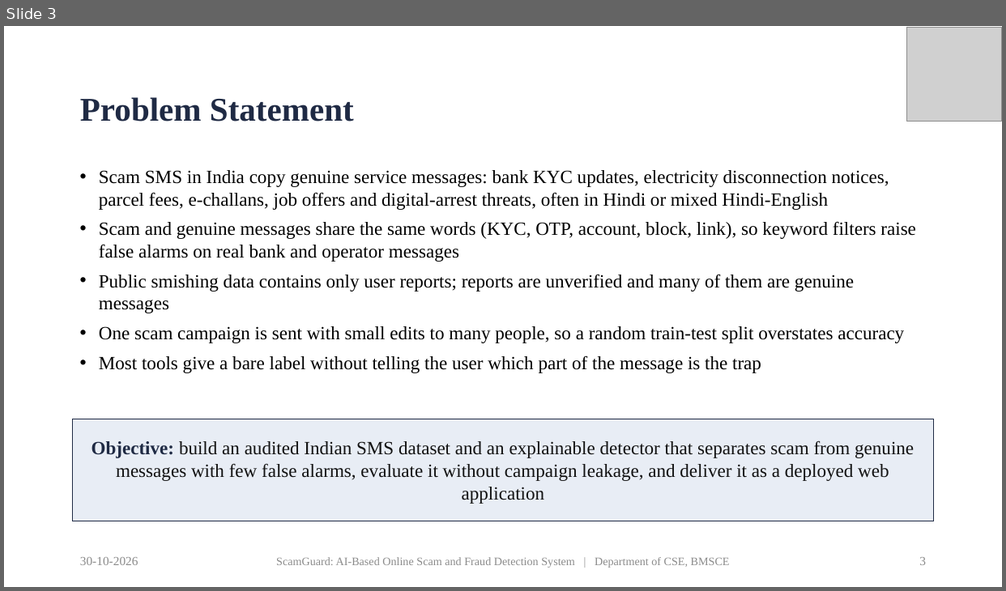
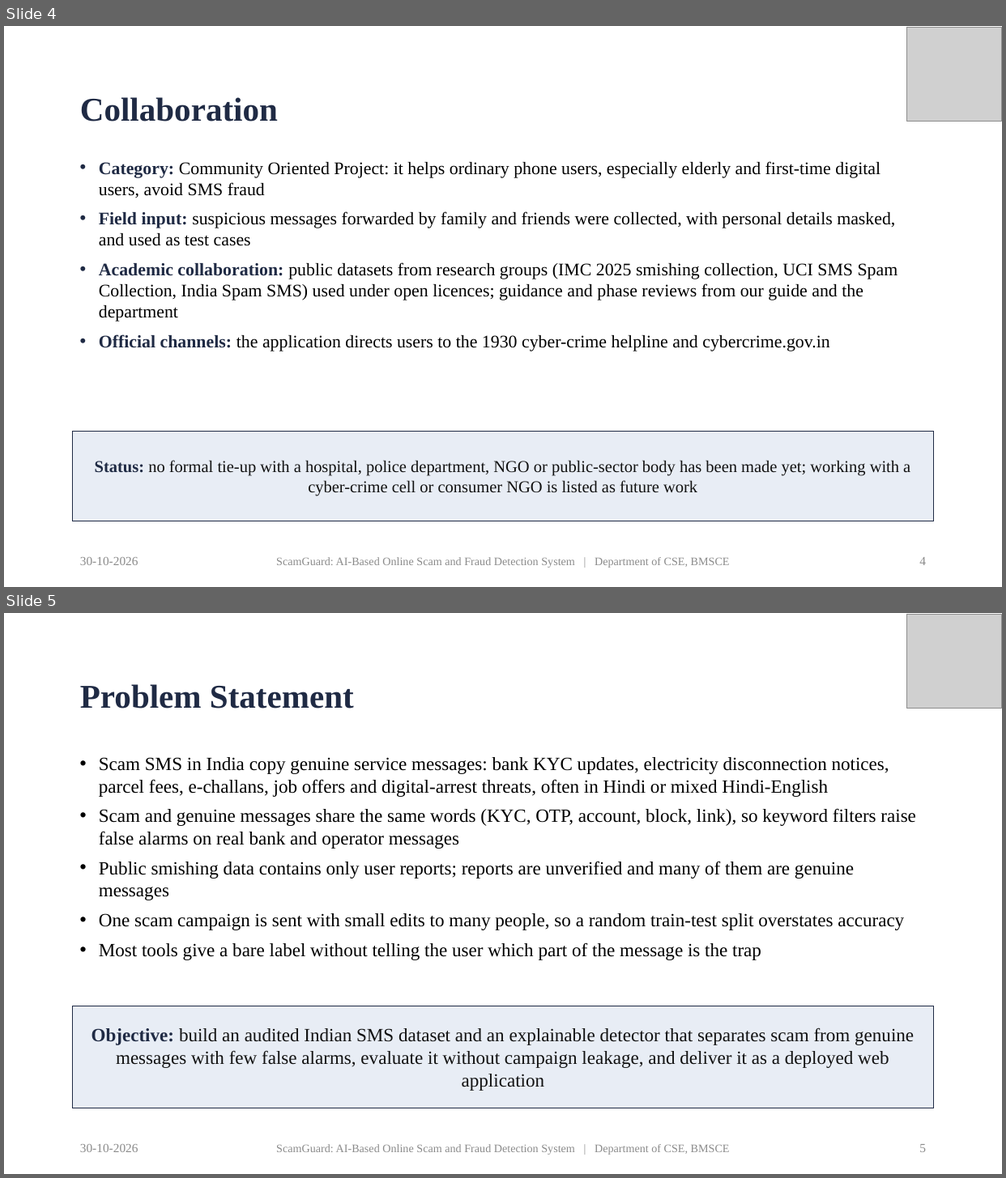
Before and after one commit to priyamthakur275/ScamGuard-AI, a slide deck: docs/presentation/ScamGuard_Final_Presentation.pptx. Shown one above the other, each under a label of ours: slide 3 before the commit, slides 4 and 5 after it. The pictures are 1006x591 and 1006x1178 pixels, drawn with LibreOffice and Linux fonts; fonts in the diff are those of the drawing; grey boxes stand for pictures. Boxes give left, top, right and bottom in pixels: in the first picture for what was removed or moved away, otherwise in the second. Text is boxed around its words. In the diff, an @@ line names an element or a change of style, - is before the commit and + after.

Commit message:
Align presentation with the department PP2 template: add SDG, collaboration, split conclusion and future work

```diff
--- a/docs/presentation/ScamGuard_Final_Presentation.pptx
+++ b/docs/presentation/ScamGuard_Final_Presentation.pptx
@@ slide 4 added at (4, 26, 1002, 587), background #FFFFFF @@
@@ picture added at (907, 28, 1002, 121) @@
@@ title added at (80, 97, 278, 122), 32 pt, text #1F2A44, bold @@
+Collaboration
@@ text added at (99, 161, 898, 352), 17 pt, text #000000 @@
+• Category: Community Oriented Project: it helps ordinary phone users, especially elderly and first-time digital users, avoid SMS fraud
+• Field input: suspicious messages forwarded by family and friends were collected, with personal details masked, and used as test cases
+• Academic collaboration: public datasets from research groups (IMC 2025 smishing collection, UCI SMS Spam Collection, India Spam SMS) used under open licences; guidance and phase reviews from our guide and the department
+• Official channels: the application directs users to the 1930 cyber-crime helpline and cybercrime.gov.in
@@ rectangle added at (73, 431, 934, 521), fill #E8EDF5, outline #1F2A44 0.75 pt, 16 pt, text #111111 @@
+Status: no formal tie-up with a hospital, police department, NGO or public-sector body has been made yet; working with a cyber-crime cell or consumer NGO is listed as future work
@@ text added at (80, 557, 138, 565), 12 pt, text #8C8C8C @@
+30-10-2026
@@ text added at (276, 557, 730, 568), 11 pt, text #8C8C8C @@
+ScamGuard: AI-Based Online Scam and Fraud Detection System | Department of CSE, BMSCE
@@ page number added at (919, 557, 926, 565), 12 pt, text #8C8C8C @@
+4
@@ what was slide 3 is now slide 5 @@
@@ page number at (919, 1144, 926, 1152): text changed @@
-3
+5
```
Also in this commit, not shown: 3 slides changed, 2 other slides added.
